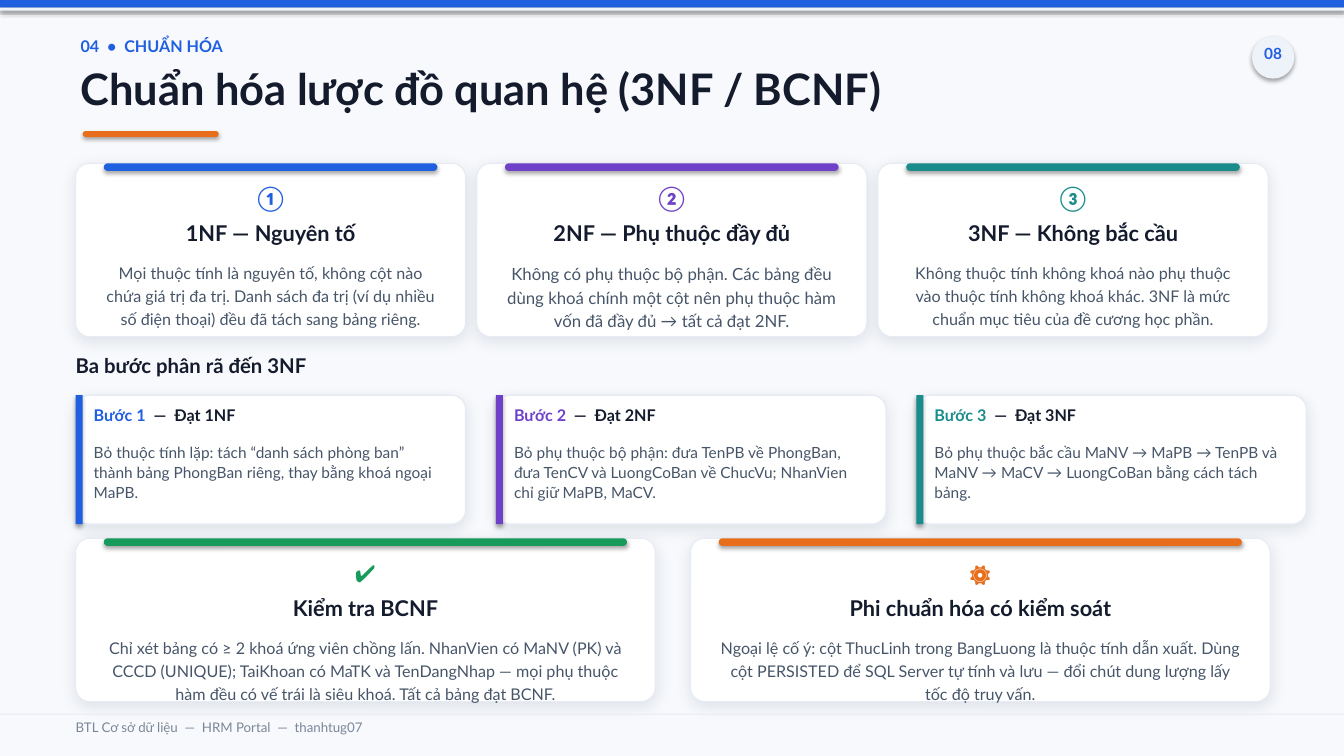
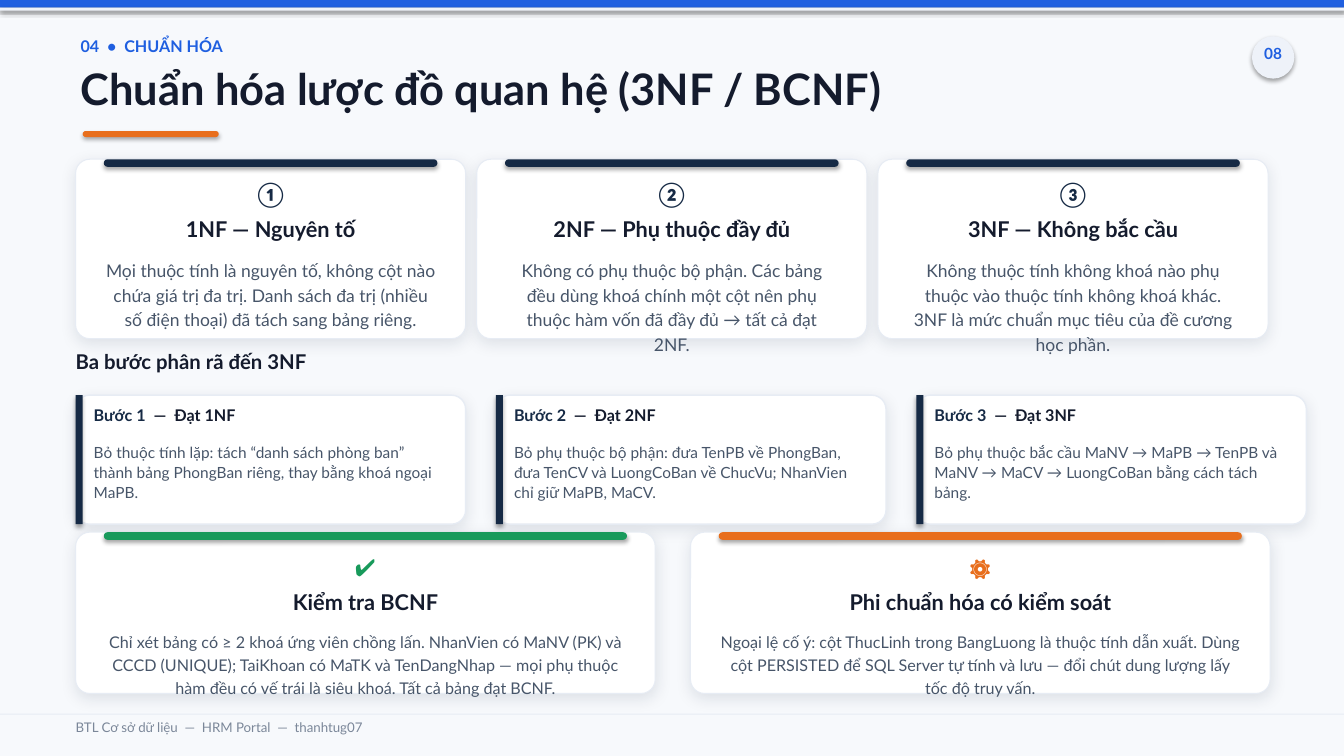
Before and after one commit to thanhtug07/hrm-kanban-management, a slide deck: slide 8 of BaoCao_BTL_CSDL_HRM_Portal.pptx. Drawn at 1344x756 pixels with LibreOffice and Linux fonts; fonts in the diff are those of the drawing. Boxes give left, top, right and bottom in pixels: in the first picture for what was removed or moved away, otherwise in the second. Text is boxed around its words. In the diff, an @@ line names an element or a change of style, - is before the commit and + after.

```diff
--- a/BaoCao_BTL_CSDL_HRM_Portal.pptx
+++ b/BaoCao_BTL_CSDL_HRM_Portal.pptx
@@ text "①" at box(257, 182, 284, 208): text colour #1F5FE0 to #162A45 @@
@@ rounded rectangle: place and size @@
-rounded rectangle at box(76, 163, 466, 337)
+rounded rectangle at box(76, 159, 466, 339)
@@ rounded rectangle at box(104, 159, 438, 166): fill #1F5FE0 to #162A45 @@
@@ text "②" at box(658, 182, 685, 208): text colour #6D42C8 to #162A45 @@
@@ rounded rectangle: place and size @@
-rounded rectangle at box(477, 163, 867, 337)
+rounded rectangle at box(477, 159, 867, 339)
@@ rounded rectangle at box(505, 159, 839, 166): fill #6D42C8 to #162A45 @@
@@ text "③" at box(1060, 182, 1087, 208): text colour #1B8C8C to #162A45 @@
@@ rounded rectangle: place and size @@
-rounded rectangle at box(878, 163, 1268, 337)
+rounded rectangle at box(878, 159, 1268, 339)
@@ 10 texts, 7 rounded rectangles: place and size @@
-10 texts, 7 rounded rectangles at box(76, 163, 1270, 703)
+10 texts, 7 rounded rectangles at box(76, 159, 1270, 697)
@@ rounded rectangle at box(906, 159, 1240, 166): fill #1B8C8C to #162A45 @@
@@ text at box(106, 263, 435, 329): text changed; size 11.5 to 12.5 pt @@
-Mọi thuộc tính là nguyên tố, không cột nào chứa giá trị đa trị. Danh sách đa trị (ví dụ nhiều số điện thoại) đều đã tách sang bảng riêng.
+Mọi thuộc tính là nguyên tố, không cột nào chứa giá trị đa trị. Danh sách đa trị (nhiều số điện thoại) đã tách sang bảng riêng.
@@ text "Không có phụ thuộc bộ ..." at box(522, 264, 822, 351): size 12 to 12.5 pt @@
@@ text "Không thuộc tính không khoá ..." at box(914, 264, 1232, 354): size 11.5 to 12.5 pt @@
@@ rectangle at box(76, 395, 83, 524): fill #1F5FE0 to #162A45 @@
@@ text "Bước 1 — Đạt 1NF" at box(94, 409, 236, 424): text colour #1F5FE0 to #162A45 in "Bước 1" @@
@@ rectangle at box(496, 395, 503, 524): fill #6D42C8 to #162A45 @@
@@ text "Bước 2 — Đạt 2NF" at box(514, 409, 656, 424): text colour #6D42C8 to #162A45 in "Bước 2" @@
@@ rectangle at box(917, 395, 924, 524): fill #1B8C8C to #162A45 @@
@@ text "Bước 3 — Đạt 3NF" at box(934, 409, 1076, 424): text colour #1B8C8C to #162A45 in "Bước 3" @@
@@ proportions changed in 5 elements at box(76, 159, 466, 339), box(477, 159, 867, 339), box(878, 159, 1268, 339), box(76, 532, 655, 694), box(691, 532, 1270, 694) @@
```
Also in this commit, not shown: 10 other slides changed, 2 other files.
